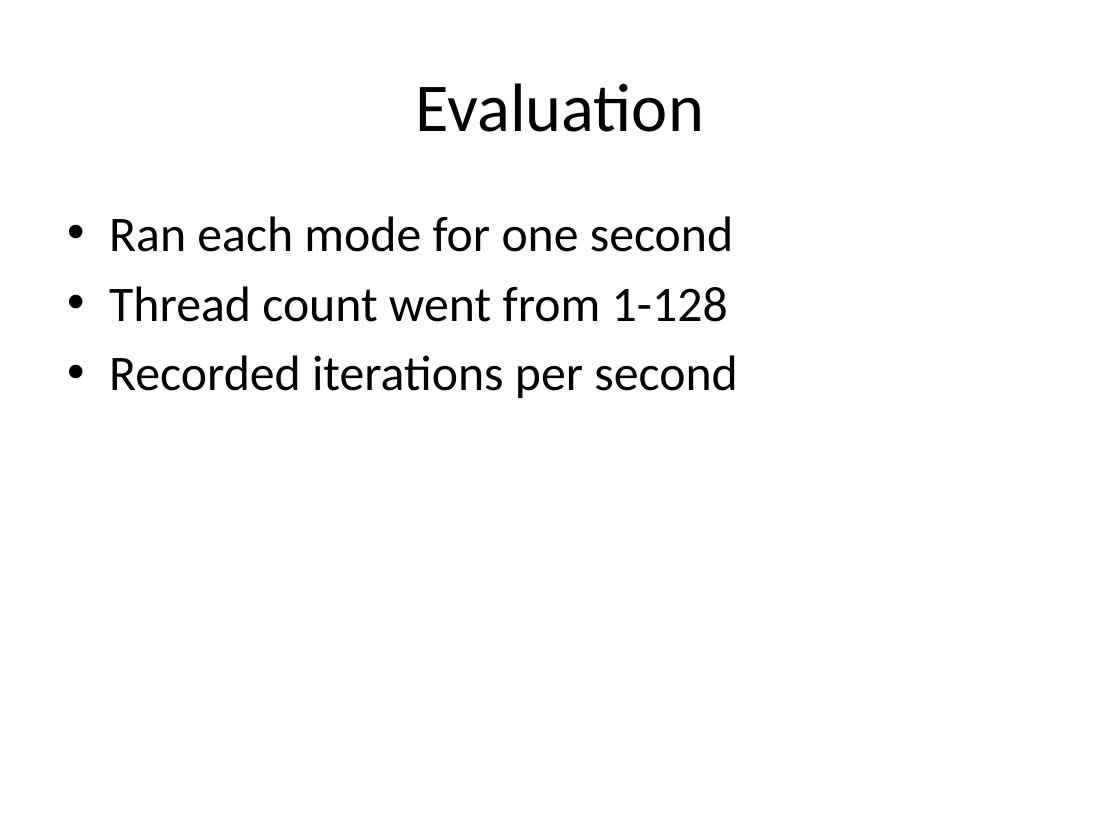
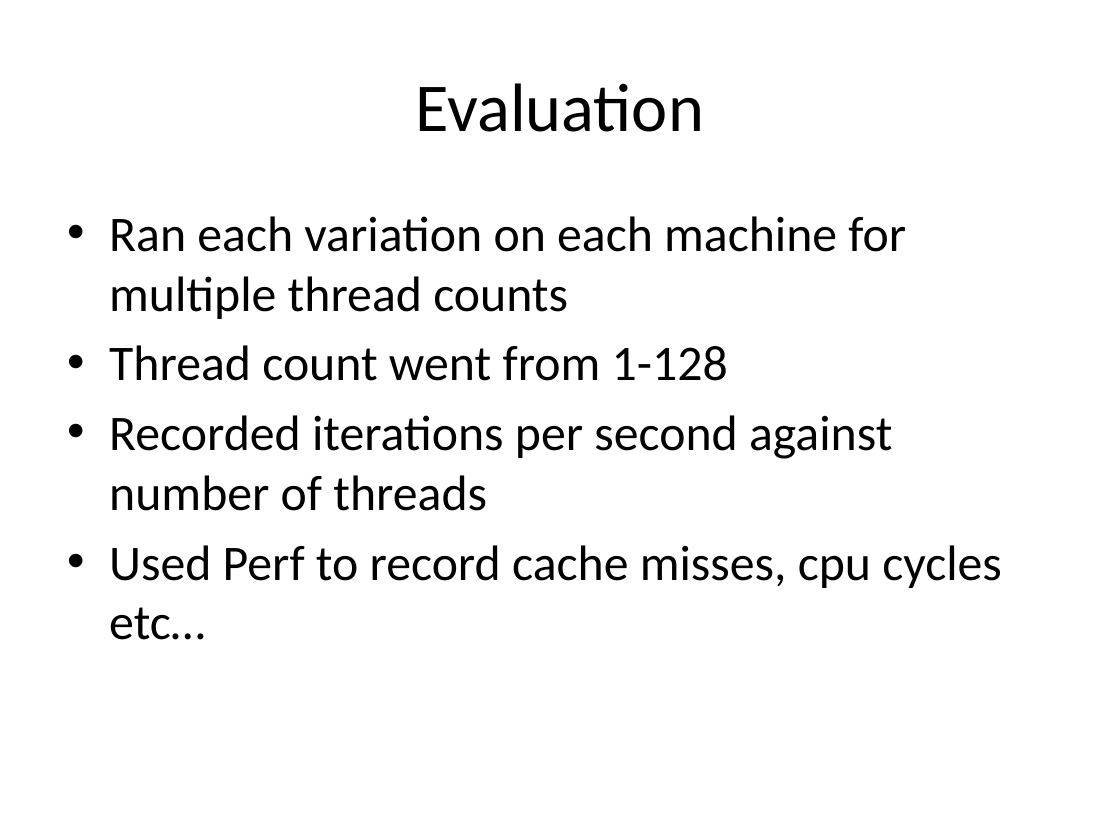
Before and after one commit to gibsonma/FYP, a slide deck: slide 7 of Report/FYP_Presentation.pptx (slide 6 before the commit). Drawn at 1120x840 pixels with LibreOffice and Linux fonts; fonts in the diff are those of the drawing. Boxes give left, top, right and bottom in pixels: in the first picture for what was removed or moved away, otherwise in the second. Text is boxed around its words. In the diff, an @@ line names an element or a change of style, - is before the commit and + after.

```diff
--- a/Report/FYP_Presentation.pptx
+++ b/Report/FYP_Presentation.pptx
@@ text at box(109, 216, 906, 319): text changed @@
-• Ran each mode for one second
+• Ran each variation on each machine for multiple thread counts
@@ text at box(109, 415, 1002, 640): text changed @@
-• Recorded iterations per second
+• Recorded iterations per second against number of threads
+• Used Perf to record cache misses, cpu cycles etc…
```
Also in this commit, not shown: 3 other slides changed, 3 slides added, 1 slide removed, 3 other files.
